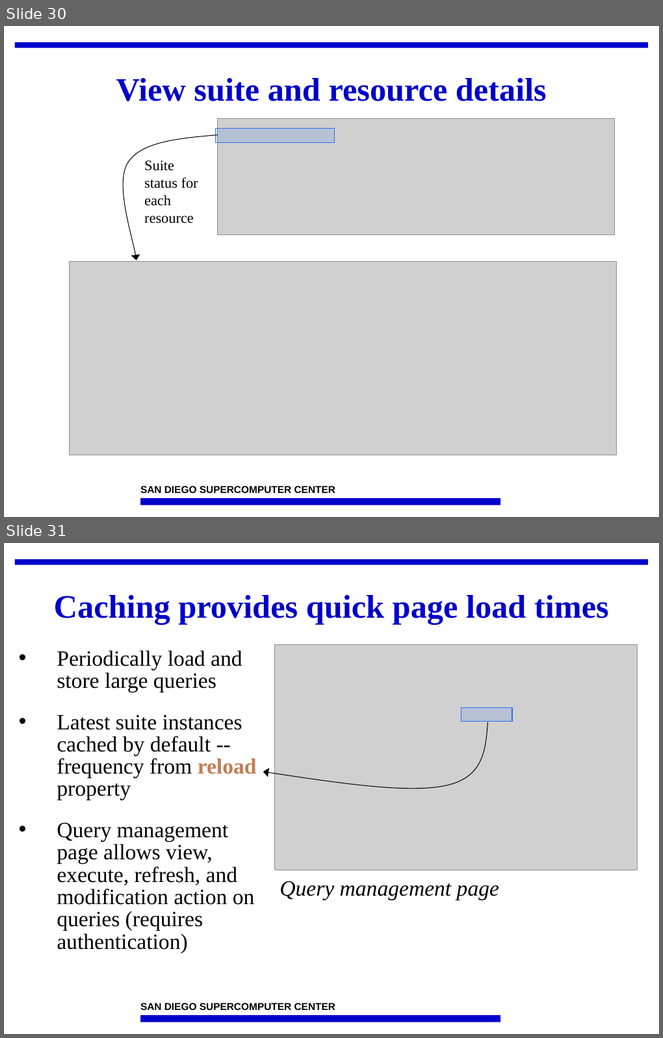
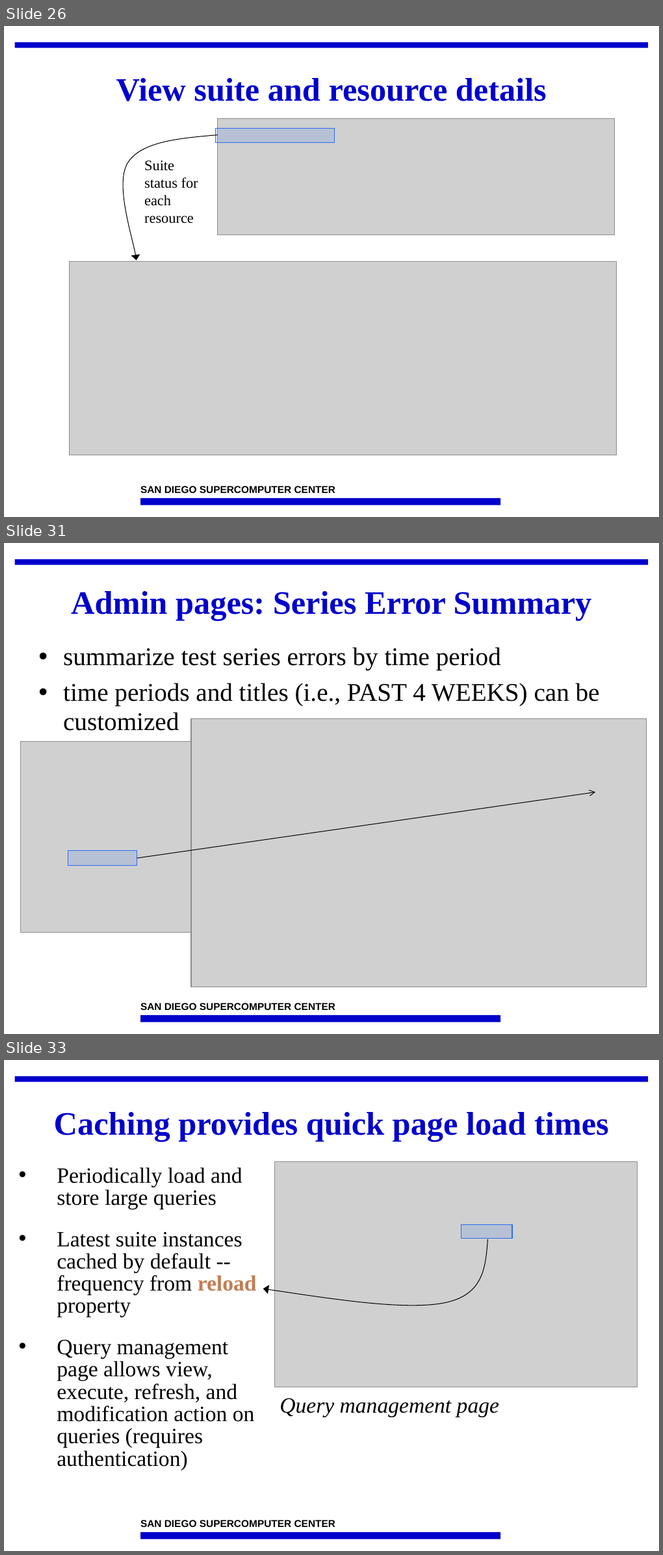
Before and after one commit to IncaProject/inca-xsede, a slide deck: talks/2010/2010workshop/consumer.ppt. Shown one above the other, each under a label of ours: slides 30 and 31 before the commit, slides 26, 31 and 33 after it; the slides between them are not shown. The pictures are 663x1038 and 663x1555 pixels, drawn with LibreOffice and Linux fonts; fonts in the diff are those of the drawing; grey boxes stand for pictures; background and template pictures are left out. Boxes give left, top, right and bottom in pixels: in the first picture for what was removed or moved away, otherwise in the second. Text is boxed around its words. In the diff, an @@ line names an element or a change of style, - is before the commit and + after.

```diff
--- a/talks/2010/2010workshop/consumer.ppt
+++ b/talks/2010/2010workshop/consumer.ppt
@@ slide 31 added at (4,543,659,1034), background #FFFFFF; not listed: 3 template elements that a slide beside it also shows @@
@@ title added at (71,591,592,621), 36 pt, text #0000CC, bold @@
+Admin pages: Series Error Summary
@@ text added at (63,647,600,731), 28 pt, text #000000 @@
+• summarize test series errors by time period
+• time periods and titles (i.e., PAST 4 WEEKS) can be customized
@@ picture added at (191,719,647,987) @@
@@ picture added at (20,741,397,933) @@
@@ arrow added from (137, 858) to (596, 793), #000000 0.74 pt @@
@@ rectangle added at (68,850,137,866), fill #2B6EF6 at 15% opacity, outline #2B6EF6 0.74 pt @@
@@ what was slide 30 is now slide 26 @@
@@ what was slide 31 is now slide 33 @@
```
Also in this commit, not shown: 5 slides changed, 6 other slides added, 6 slides removed.
